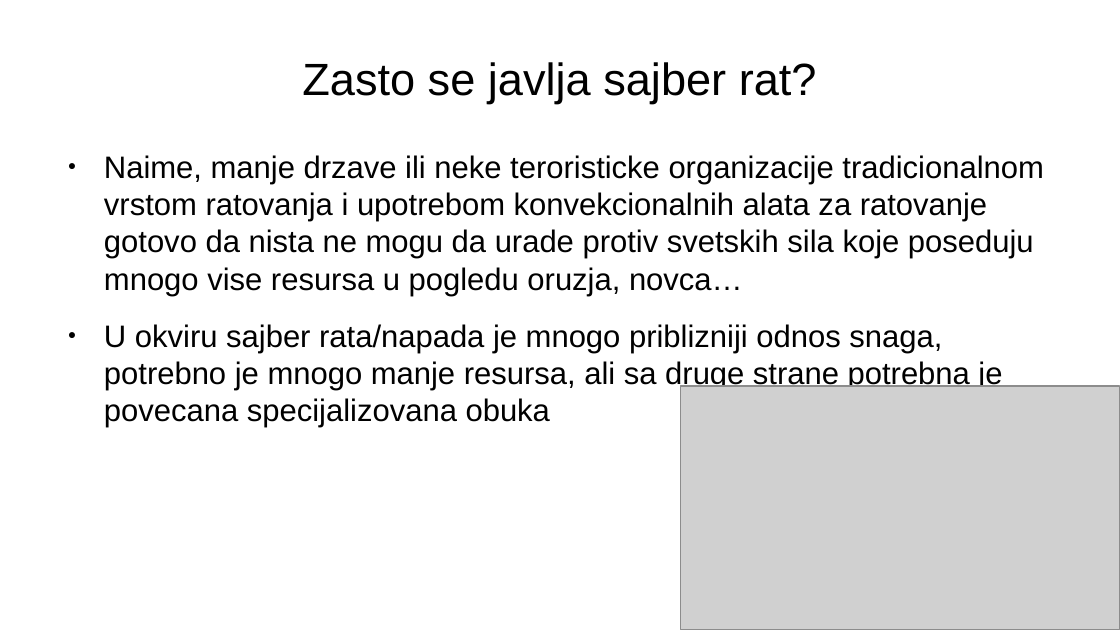
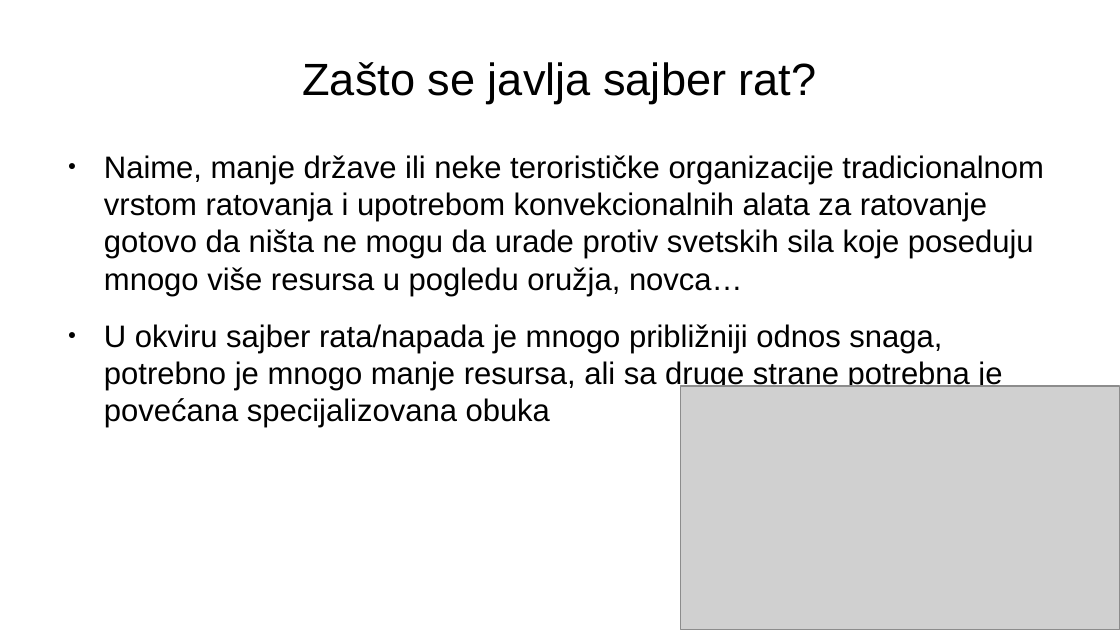
Before and after one commit to vukvuk21/RID, a slide deck: slide 6 of rid_2022_seminarski/mi19120_Luka_Vukotic/Predavanje_2/SajberRat.odp. Drawn at 1120x630 pixels with LibreOffice and Linux fonts; fonts in the diff are those of the drawing; grey boxes stand for pictures. Boxes give left, top, right and bottom in pixels: in the first picture for what was removed or moved away, otherwise in the second. Text is boxed around its words. In the diff, an @@ line names an element or a change of style, - is before the commit and + after.

```diff
--- a/rid_2022_seminarski/mi19120_Luka_Vukotic/Predavanje_2/SajberRat.odp
+++ b/rid_2022_seminarski/mi19120_Luka_Vukotic/Predavanje_2/SajberRat.odp
@@ title at [302, 62, 817, 104]: text changed @@
-Zasto se javlja sajber rat?
+Zašto se javlja sajber rat?
@@ text at [104, 155, 1043, 428]: text changed @@
-● Naime, manje drzave ili neke teroristicke organizacije tradicionalnom vrstom ratovanja i upotrebom konvekcionalnih alata za ratovanje gotovo da nista ne mogu da urade protiv svetskih sila koje poseduju mnogo vise resursa u pogledu oruzja, novca…
-● U okviru sajber rata/napada je mnogo priblizniji odnos snaga, potrebno je mnogo manje resursa, ali sa druge strane potrebna je povecana specijalizovana obuka
+● Naime, manje države ili neke terorističke organizacije tradicionalnom vrstom ratovanja i upotrebom konvekcionalnih alata za ratovanje gotovo da ništa ne mogu da urade protiv svetskih sila koje poseduju mnogo više resursa u pogledu oružja, novca…
+● U okviru sajber rata/napada je mnogo približniji odnos snaga, potrebno je mnogo manje resursa, ali sa druge strane potrebna je povećana specijalizovana obuka
```
Also in this commit, not shown: 10 other slides changed, 5 other files.
